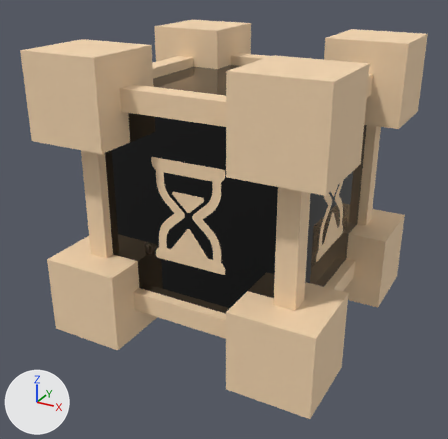
A saved change to the OBJ model public/models/BonusHourglass.obj.
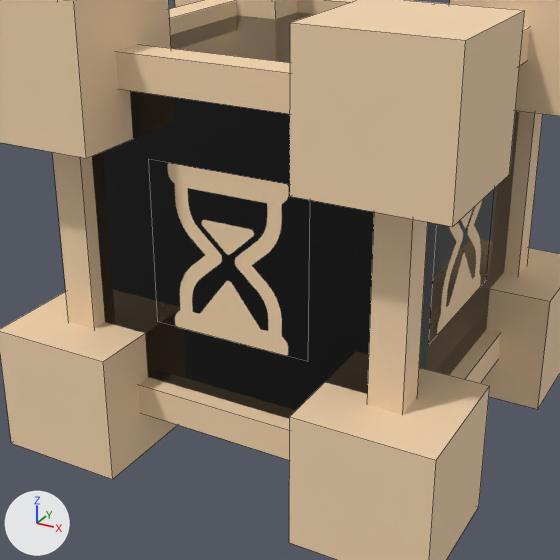
Old and new are each drawn whole from a 50 mm lens placed at (2.74, -5.32, 2.21), pointed at (-0.07, -0.21, -0.35) and again close up on the part from 11% to 87% of the width and 13% to 91% of the height. The axes (+X, +Y, +Z) are drawn at lower left. The lights are the same throughout. The close-ups show mesh edges as thin lines. Where no turn or scale is listed for an object, it has been applied to the vertices.

Objects in the first close-up: 'bonusTime'.
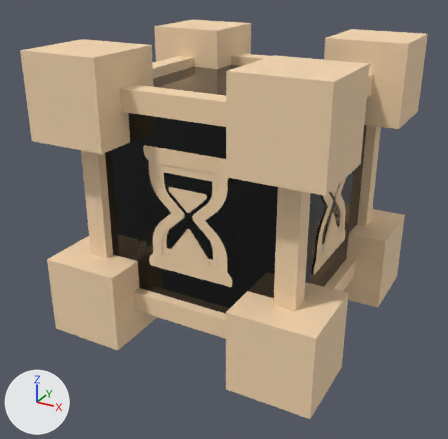
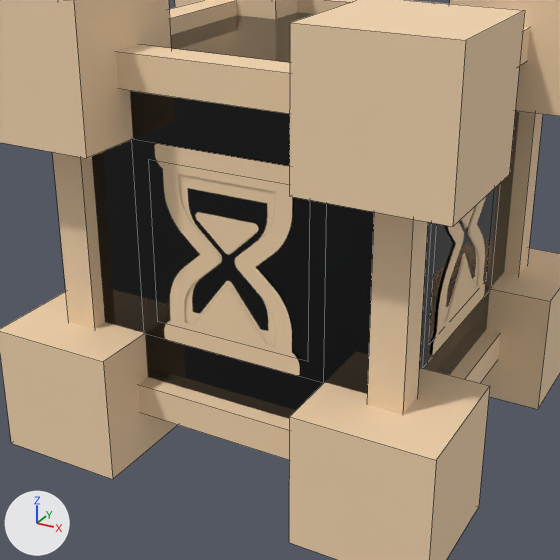
Pixel boxes (x1, y1, x2, y2) of what changed, in the close-ups (560 x 560 px):
'Face3_Plane.002', added
    after: (155, 144, 300, 376)
'Face2_Plane.001', added
    after: (433, 197, 486, 356)

Edits to the bpy script that builds the scene:
```text
Add me_face3_plane_002:
    me_face3_plane_002.from_pydata(...)  # 4 vertices, 1 face; spans x -0.6..0.6, y -1.01, z -0.6..0.6
    me_face3_plane_002.materials.append(mat_clock_001)
Add me_face2_plane_001:
    me_face2_plane_001.from_pydata(...)  # 4 vertices, 1 face; spans x 1.01, y -0.6..0.6, z -0.6..0.6
    me_face2_plane_001.materials.append(mat_clock_001)
Add ob_face3_plane_002:
    ob_face3_plane_002 = bpy.data.objects.new('Face3_Plane.002', me_face3_plane_002)
    ob_face3_plane_002.location = (0.0, 0.0, 0.0)
Add ob_face2_plane_001:
    ob_face2_plane_001 = bpy.data.objects.new('Face2_Plane.001', me_face2_plane_001)
    ob_face2_plane_001.location = (0.0, 0.0, 0.0)
```
